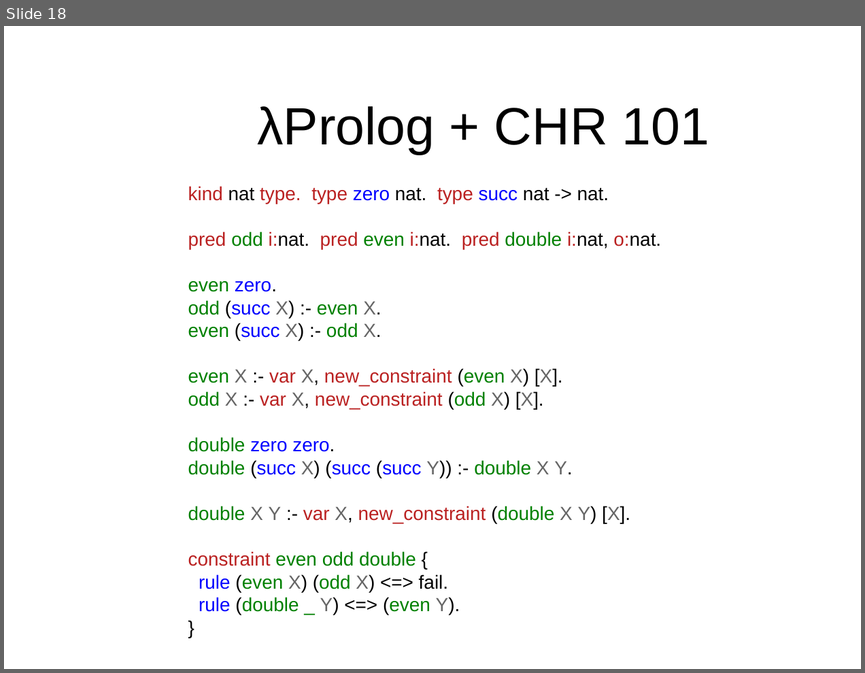
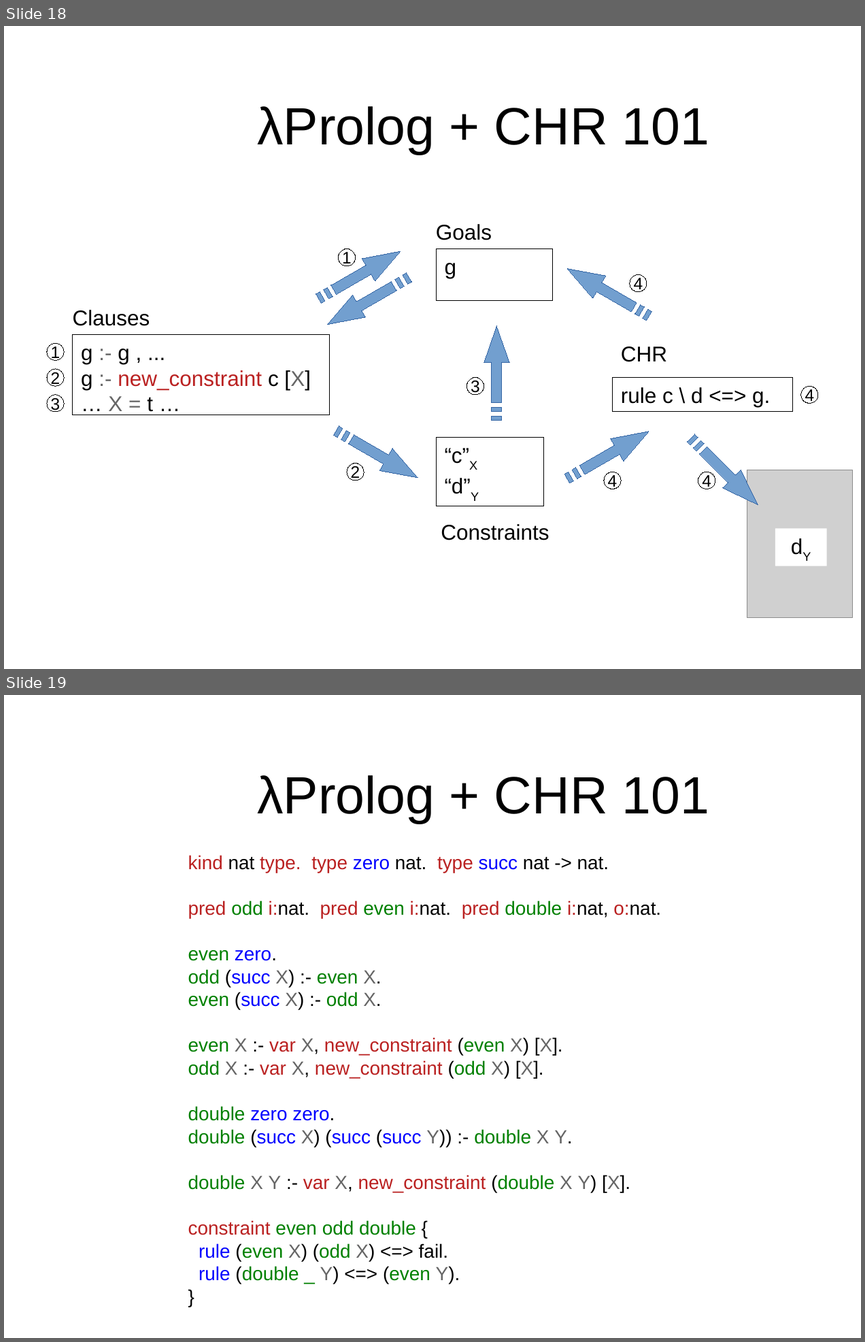
Before and after one commit to gares/mlws18, a slide deck: slides.odp. Shown one above the other, each under a label of ours: slide 18 before the commit, slides 18 and 19 after it. The pictures are 865x673 and 865x1342 pixels, drawn with LibreOffice and Linux fonts; fonts in the diff are those of the drawing; grey boxes stand for pictures; background and template pictures are left out. Boxes give left, top, right and bottom in pixels: in the first picture for what was removed or moved away, otherwise in the second. Text is boxed around its words. In the diff, an @@ line names an element or a change of style, - is before the commit and + after.

```diff
--- a/slides.odp
+++ b/slides.odp
@@ slide 18 added at box(4, 26, 861, 669), background #FFFFFF @@
@@ title added at box(257, 106, 709, 155), 44 pt, text #000000 @@
+λProlog + CHR 101
@@ text added at box(436, 224, 492, 240), 18 pt, text #000000 @@
+Goals
@@ freeform shape added at box(312, 240, 407, 309), fill #729FCF, outline #3465A4 0 pt @@
@@ ellipse added at box(338, 249, 356, 266), fill #FFFFFF at 90% opacity, outline #000000 0 pt, 14 pt, text #000000 @@
+1
@@ rectangle added at box(436, 249, 552, 300), outline #000000 0 pt, 18 pt, text #000000 @@
+g
@@ freeform shape added at box(321, 265, 415, 335), fill #729FCF, outline #3465A4 0 pt @@
@@ freeform shape added at box(561, 257, 655, 327), fill #729FCF, outline #3465A4 0 pt @@
@@ ellipse added at box(630, 274, 647, 292), fill #FFFFFF at 90% opacity, outline #000000 0 pt, 14 pt, text #000000 @@
+4
@@ text added at box(73, 310, 150, 326), 18 pt, text #000000 @@
+Clauses
@@ freeform shape added at box(484, 326, 509, 420), fill #729FCF, outline #3465A4 0 pt @@
@@ ellipse added at box(47, 343, 64, 360), fill #FFFFFF at 90% opacity, outline #000000 0 pt, 14 pt, text #000000 @@
+1
@@ rectangle added at box(73, 335, 330, 415), outline #000000 0 pt, 18 pt, text #BA2121 @@
+g :- g , ...
+g :- new_constraint c [X]
+… X = t …
@@ text added at box(621, 346, 667, 362), 18 pt, text #000000 @@
+CHR
@@ ellipse added at box(47, 369, 64, 386), fill #FFFFFF at 90% opacity, outline #000000 0 pt, 14 pt, text #000000 @@
+2
@@ ellipse added at box(466, 378, 484, 395), fill #FFFFFF at 90% opacity, outline #000000 0 pt, 14 pt, text #000000 @@
+3
@@ rectangle added at box(613, 378, 792, 412), outline #000000 0 pt, 18 pt, text #000000 @@
+rule c \ d <=> g.
@@ ellipse added at box(801, 386, 818, 403), fill #FFFFFF at 90% opacity, outline #000000 0 pt, 14 pt, text #000000 @@
+4
@@ ellipse added at box(47, 395, 64, 412), fill #FFFFFF at 90% opacity, outline #000000 0 pt, 14 pt, text #000000 @@
+3
@@ freeform shape added at box(330, 419, 424, 488), fill #729FCF, outline #3465A4 0 pt @@
@@ freeform shape added at box(561, 420, 655, 489), fill #729FCF, outline #3465A4 0 pt @@
@@ freeform shape added at box(681, 429, 766, 513), fill #729FCF, outline #3465A4 0 pt @@
@@ rectangle added at box(436, 437, 544, 506), outline #000000 0 pt, 18 pt, text #000000 @@
+“c”X
+“d”Y
@@ ellipse added at box(347, 463, 364, 480), fill #FFFFFF at 90% opacity, outline #000000 0 pt, 14 pt, text #000000 @@
+2
@@ ellipse added at box(604, 471, 621, 488), fill #FFFFFF at 90% opacity, outline #000000 0 pt, 14 pt, text #000000 @@
+4
@@ ellipse added at box(698, 471, 715, 488), fill #FFFFFF at 90% opacity, outline #000000 0 pt, 14 pt, text #000000 @@
+4
@@ picture added at box(747, 470, 852, 617) @@
@@ text added at box(441, 524, 549, 540), 18 pt, text #000000 @@
+Constraints
@@ rectangle added at box(775, 528, 827, 566), fill #FFFFFF, 18 pt, text #000000 @@
+dY
@@ what was slide 18 is now slide 19 @@
```
Also in this commit, not shown: 10 slides changed, 2 other slides added, 1 slide removed, 1 other file.
